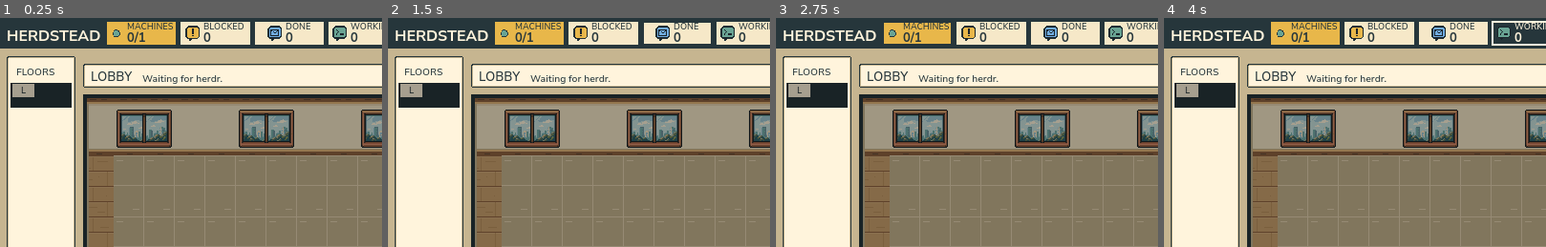
Above: before the commit, frames 1-4 (left to right).
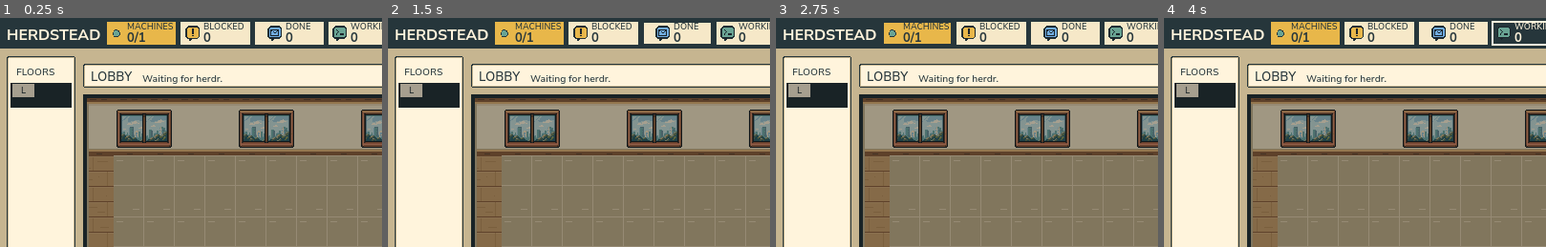
Above: after the commit, the same moments.

Repository: herdstead/herdstead
Game: Godot game, scene res://scenes/office.tscn
Same seed, same stepped clock (60 frames per second), same inputs: the game is played once before the commit and once after it.
Inputs (mouse positions are % of the whole screen's width and height, from its top left):
- Up to frame 1 (0.25 s): no input
- Up to frame 2 (1.5 s): click (39, 3) at 0.5 s; click (39, 3) at 1.25 s
- Up to frame 3 (2.75 s): click (20, 3) at 2 s
- Up to frame 4 (4 s): click (29, 3) at 2.75 s; click (49, 3) at 3.5 s
The pictures show only the part of the screen within x 1-51%, y 0-50%; the shares and areas given below are measured in that part.

The runs differ from the first frame. In frame 1, 0.5% of the frame differs, in the area x 2-27%, y 5-10%; in frame 2, 0.5%; in frame 3, 0.5%; in frame 4, 0.5%.

Commit message:
hud: a fallback font never makes a text row taller
Since 6e6801c installs fonts-noto-cjk before the tests, nine Godot
suites fail on CI (AGENT LIST, COMMAND, RAW INPUT, ANSWER, BUBBLE,
MONITOR, LAUNCH, SPLIT, STRATEGIC). Godot sizes a row by the tallest
font in the fallback chain, and on Linux the CJK fallback is Noto Sans
CJK, taller than Nunito and the mono face (macOS's Hiragino is shorter,
so it never showed locally): the agent card's twelve preview rows grew
from 97 to 133 px and pushed the staff panel's buttons out of it, so the
write suites' real clicks missed them; the strategic view's title grew a
pixel.

HudTheme._fit() gives a label variation and the preview's mono chain a
top spacing that trims the chain back to its own face's height; an
existing FontVariation is duplicated, not wrapped, so the headings keep
their weight axes. A row that holds CJK text can still grow by a few
pixels on Linux.

test_a_fallback_never_makes_a_row_taller checks every label variation
and the preview row against their faces. On macOS it passes either way;
with Noto Sans CJK loaded as the fallback it fails 8 checks on the old
theme and passes with this one, and the whole run_tests.sh under Noto
gave CI's failures exactly before the fix and none after. The art floor
goes to 18 cases.

Co-Authored-By: Claude Opus 5.5 (1M context) <noreply@anthropic.com>
Claude-Session: https://claude.ai/code/session_01XwNkJ9eTeohoLyMjsMfgdR

Diff:
--- a/scripts/ui/hud_theme.gd
+++ b/scripts/ui/hud_theme.gd
@@ -121,6 +121,7 @@
 		_label(theme, name, LABEL_SIZES[name], art.color(LABEL_HEADINGS[name]))
 		if LABEL_SIZES[name] >= 13:
 			theme.set_font("font", name, heading)
+		theme.set_font("font", name, _fit(theme.get_font("font", name), art.font, LABEL_SIZES[name]))
 	for name in FLAT_PANELS:
 		theme.set_type_variation(name, "Panel")
 		theme.set_stylebox("panel", name, _flat(art.color(FLAT_PANELS[name])))
@@ -348,8 +349,10 @@
 	var mono := SystemFont.new()
 	mono.font_names = PackedStringArray(MONO_FACES)
 	mono.fallbacks = font.fallbacks
+	var bare := SystemFont.new()
+	bare.font_names = PackedStringArray(MONO_FACES)
 	_label(theme, &"PreviewText", PREVIEW_SIZE, art.color(ArtContract.PAPER))
-	theme.set_font("font", "PreviewText", mono)
+	theme.set_font("font", "PreviewText", _fit(mono, bare, PREVIEW_SIZE))
 	# Terminal rows sit edge to edge: twelve of them are a fixed block. A Latin
 	# descender still clears the next row's capitals at this pitch.
 	theme.set_constant("line_spacing", "PreviewText", PREVIEW_LINE_SPACING)
@@ -767,6 +770,19 @@
 	theme.set_constant("margin_right", "DrawerRowsGap", DRAWER_BAR_GAP)
 
 
+## `face` at `pixels`, never taller than `own` (the face without its fallbacks):
+## Godot sizes a row by the tallest font in the chain.
+static func _fit(face: Font, own: Font, pixels: int) -> Font:
+	var extra := face.get_height(pixels) - own.get_height(pixels)
+	if extra <= 0.0:
+		return face
+	var fitted: FontVariation = face.duplicate() if face is FontVariation else FontVariation.new()
+	if face is not FontVariation:
+		fitted.base_font = face
+	fitted.spacing_top -= int(extra)
+	return fitted
+
+
 static func _label(theme: Theme, name: StringName, pixels: int, color: Color) -> void:
 	theme.set_type_variation(name, "Label")
 	theme.set_font_size("font_size", name, pixels)
--- a/tools/test_art.gd
+++ b/tools/test_art.gd
@@ -61,6 +61,30 @@
 		var heading_axes := text_server.font_get_variation_coordinates(heading.get_rids()[0])
 		_eq(heading_axes.get(weight), 700.0, "the renderer actually uses bold for headings")
 		_check(text.get_string_size("CLAUDE", HORIZONTAL_ALIGNMENT_LEFT, -1, 10).x <= 64.0, "name fits its seat column")
+
+
+## Godot sizes a text row by the tallest font in the fallback chain. Linux's
+## Noto Sans CJK is taller than the pack's face (macOS's Hiragino is not), and
+## on CI it grew the agent card's twelve preview rows out of the staff panel.
+## A fallback may draw its glyphs, never make a Latin row taller.
+func test_a_fallback_never_makes_a_row_taller() -> void:
+	for path: String in [MANIFEST, DUSK_MANIFEST]:
+		var pack := ArtPack.from_manifest(path)
+		var text := OfficeDraw.new(pack).font
+		var theme := HudTheme.build(pack, text)
+		for name: StringName in HudTheme.LABEL_SIZES:
+			var pixels := HudTheme.LABEL_SIZES[name]
+			var height := theme.get_font("font", name).get_height(pixels)
+			_check(
+				height <= pack.font.get_height(pixels), "%s at %d: %s, no taller than its face" % [name, pixels, height]
+			)
+		var mono := SystemFont.new()
+		mono.font_names = PackedStringArray(HudTheme.MONO_FACES)
+		var preview := theme.get_font("font", "PreviewText").get_height(HudTheme.PREVIEW_SIZE)
+		_check(
+			preview <= mono.get_height(HudTheme.PREVIEW_SIZE),
+			"a preview row: %s, no taller than the mono face" % preview
+		)
 
 
 ## The set of semantic IDs the scenes draw with lives in GDScript, next to the
Not shown, changed: tools/run_tests.sh
